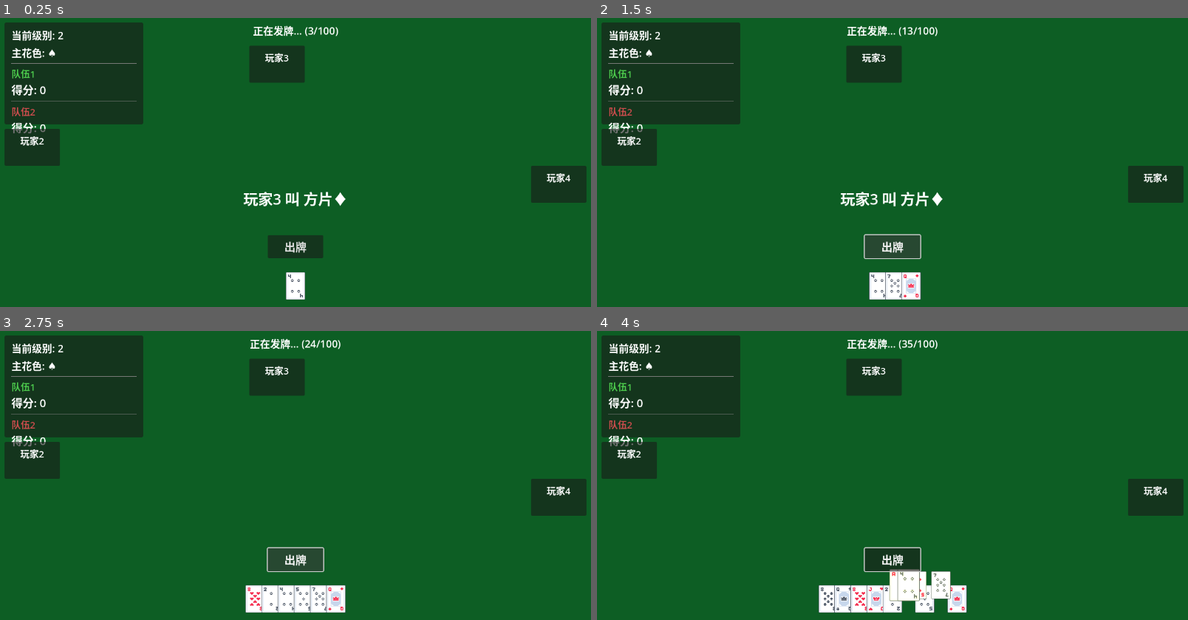
Above: before the commit, frames 1-4 (two rows, left to right).
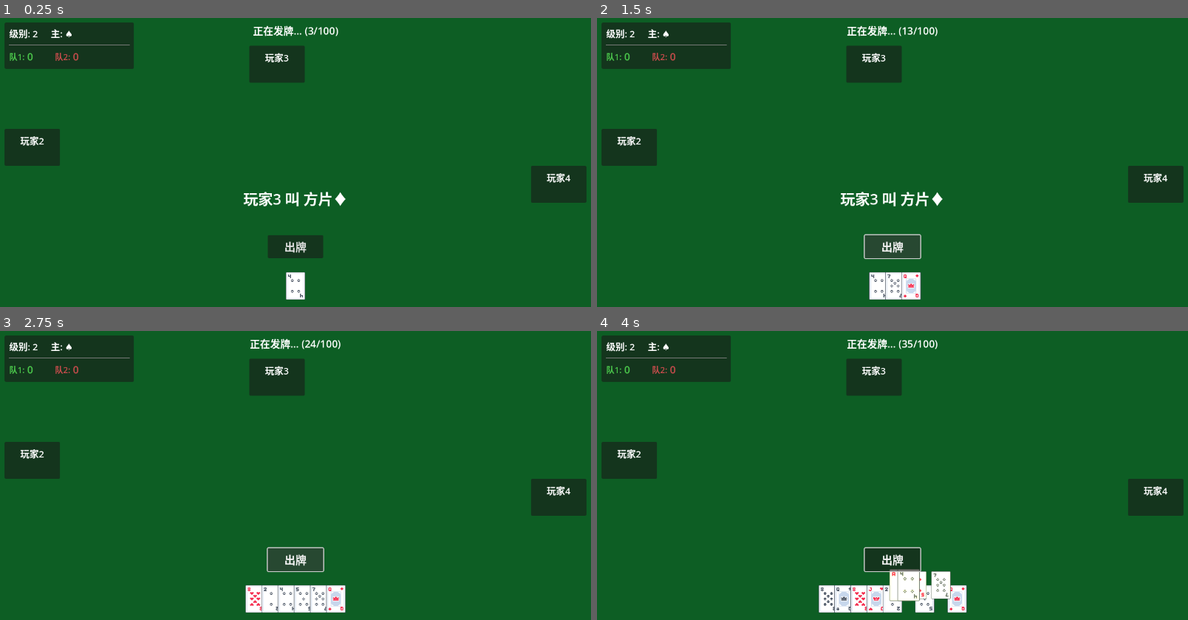
Above: after the commit, the same moments.

Repository: Eda-1121/Shengji
Game: Godot game, scene res://scenes/main.tscn
The game is run twice, just before and just after one commit, with the same random seed, the same clock (stepped at 60 frames per second) and the same inputs.
Inputs (mouse positions are in pixels of both pictures, inside the frame that each line leads up to):
- Up to frame 1 (0.25 s): no input
- Up to frame 2 (1.5 s): click "出牌" at 0.5 s; click "出牌" at 1.25 s
- Up to frame 3 (2.75 s): click "出牌" at 2 s
- Up to frame 4 (4 s): tap Enter at 2.75 s; move the mouse to (910, 599) at 2.77 s; click (910, 599) at 2.92 s; move the mouse to (892, 599) at 3.52 s; click (892, 599) at 3.67 s

The runs differ from the first frame. In frame 1, 5.4% of the frame differs, in the area x 0-25%, y 1-40%; in frame 2, 5.4%; in frame 3, 5.4%; in frame 4, 5.4%.

Commit message:
优化左上角信息面板UI布局
改进1 - 紧凑型横向布局:
- 面板大小从300x220缩小到280x100，更加紧凑
- 采用横向排列，节省垂直空间

改进2 - 级别和主花色横向排列:
- 第一行："级别: 2  主: ♠"
- level_label固定宽度75px，确保级别为2位数(10)时不影响主花色显示
- 使用HBoxContainer横向布局，间距15px

改进3 - 队伍得分横向排列:
- 第二行："队1: 0  队2: 0"
- 简化标签文字（"队伍1"→"队1"，"得分:"→直接显示数字）
- 每个队伍分数固定宽度40px，避免分数变化时布局跳动
- 保留队伍颜色区分（队1绿色，队2红色）

布局结构:
┌──────────────────────────┐
│ 级别: 10  主: ♠         │
│ ────────────────────────  │
│ 队1: 120  队2: 80       │
└──────────────────────────┘

优点:
- 背景大小与内容完美适配
- 横向排列更节省空间
- 2位数级别不会遮挡主花色
- 分数变化不会导致布局跳动

Diff:
--- a/scripts/ui_manager.gd
+++ b/scripts/ui_manager.gd
@@ -36,71 +36,79 @@
 
 func create_ui():
 	# =====================================
-	# 左上角统一信息面板
+	# 左上角统一信息面板（紧凑型横向布局）
 	# =====================================
 	info_panel = Panel.new()
 	info_panel.position = Vector2(10, 10)
-	info_panel.size = Vector2(300, 220)
+	info_panel.size = Vector2(280, 100)  # 调整为更紧凑的大小
 	info_panel.mouse_filter = Control.MOUSE_FILTER_IGNORE
 	add_child(info_panel)
 
 	var info_container = VBoxContainer.new()
-	info_container.position = Vector2(15, 10)
-	info_container.add_theme_constant_override("separation", 5)
+	info_container.position = Vector2(10, 8)
+	info_container.add_theme_constant_override("separation", 8)
 	info_panel.add_child(info_container)
 
-	# 当前级别
+	# 第一行：当前级别 + 主花色（横向排列）
+	var level_trump_container = HBoxContainer.new()
+	level_trump_container.add_theme_constant_override("separation", 15)
+	info_container.add_child(level_trump_container)
+
 	level_label = Label.new()
-	level_label.text = "当前级别: 2"
-	level_label.add_theme_font_size_override("font_size", 22)
-	info_container.add_child(level_label)
-
-	# 主花色
+	level_label.text = "级别: 2"
+	level_label.add_theme_font_size_override("font_size", 20)
+	level_label.custom_minimum_size = Vector2(75, 0)  # 固定宽度，确保2位数时不影响布局
+	level_trump_container.add_child(level_label)
+
 	trump_label = Label.new()
-	trump_label.text = "主花色: ♠"
-	trump_label.add_theme_font_size_override("font_size", 22)
-	info_container.add_child(trump_label)
+	trump_label.text = "主: ♠"
+	trump_label.add_theme_font_size_override("font_size", 20)
+	level_trump_container.add_child(trump_label)
 
 	# 分割线
-	var separator1 = HSeparator.new()
-	separator1.custom_minimum_size = Vector2(270, 2)
-	info_container.add_child(separator1)
-
-	# 队伍1标题和分数
-	var team1_container = VBoxContainer.new()
-	team1_container.add_theme_constant_override("separation", 2)
-	info_container.add_child(team1_container)
+	var separator = HSeparator.new()
+	separator.custom_minimum_size = Vector2(260, 2)
+	info_container.add_child(separator)
+
+	# 第二行：队伍得分（横向排列）
+	var teams_container = HBoxContainer.new()
+	teams_container.add_theme_constant_override("separation", 20)
+	info_container.add_child(teams_container)
+
+	# 队伍1
+	var team1_container = HBoxContainer.new()
+	team1_container.add_theme_constant_override("separation", 5)
+	teams_container.add_child(team1_container)
 
 	var team1_title = Label.new()
-	team1_title.text = "队伍1"
-	team1_title.add_theme_font_size_override("font_size", 20)
+	team1_title.text = "队1:"
+	team1_title.add_theme_font_size_override("font_size", 18)
 	team1_title.add_theme_color_override("font_color", Color(0.3, 0.8, 0.3))
 	team1_container.add_child(team1_title)
 
 	team1_score_label = Label.new()
-	team1_score_label.text = "得分: 0"
-	team1_score_label.add_theme_font_size_override("font_size", 24)
+	team1_score_label.text = "0"
+	team1_score_label.add_theme_font_size_override("font_size", 22)
+	team1_score_label.add_theme_color_override("font_color", Color(0.3, 0.8, 0.3))
+	team1_score_label.custom_minimum_size = Vector2(40, 0)  # 固定宽度，避免分数变化时布局跳动
 	team1_container.add_child(team1_score_label)
 
-	# 分割线
-	var separator2 = HSeparator.new()
-	separator2.custom_minimum_size = Vector2(270, 2)
-	info_container.add_child(separator2)
-
-	# 队伍2标题和分数
-	var team2_container = VBoxContainer.new()
-	team2_container.add_theme_constant_override("separation", 2)
-	info_container.add_child(team2_container)
+	# 队伍2
+	var team2_container = HBoxContainer.new()
+	team2_container.add_theme_constant_override("separation", 5)
+	teams_container.add_child(team2_container)
 
 	var team2_title = Label.new()
-	team2_title.text = "队伍2"
-	team2_title.add_theme_font_size_override("font_size", 20)
+	team2_title.text = "队2:"
+	team2_title.add_theme_font_size_override("font_size", 18)
 	team2_title.add_theme_color_override("font_color", Color(0.8, 0.3, 0.3))
 	team2_container.add_child(team2_title)
 
 	team2_score_label = Label.new()
-	team2_score_label.text = "得分: 0"
-	team2_score_label.add_theme_font_size_override("font_size", 24)
+	team2_score_label.text = "0"
+	team2_score_label.add_theme_font_size_override("font_size", 22)
+	team2_score_label.add_theme_color_override("font_color", Color(0.8, 0.3, 0.3))
+	team2_score_label.custom_minimum_size = Vector2(40, 0)  # 固定宽度
 	team2_container.add_child(team2_score_label)
 
 	# =====================================
@@ -257,14 +265,14 @@
 		9: "9", 10: "10", 11: "J", 12: "Q", 13: "K", 14: "A"
 	}
 	var level_str = level_names.get(level, str(level))
-	level_label.text = "当前级别: %s" % level_str
+	level_label.text = "级别: %s" % level_str
 
 func update_trump_suit(suit_symbol: String):
-	trump_label.text = "主花色: %s" % suit_symbol
+	trump_label.text = "主: %s" % suit_symbol
 
 func update_team_scores(team1_score: int, team2_score: int):
-	team1_score_label.text = "得分: %d" % team1_score
-	team2_score_label.text = "得分: %d" % team2_score
+	team1_score_label.text = "%d" % team1_score
+	team2_score_label.text = "%d" % team2_score
 
 func update_turn_message(message: String):
 	turn_label.text = message
